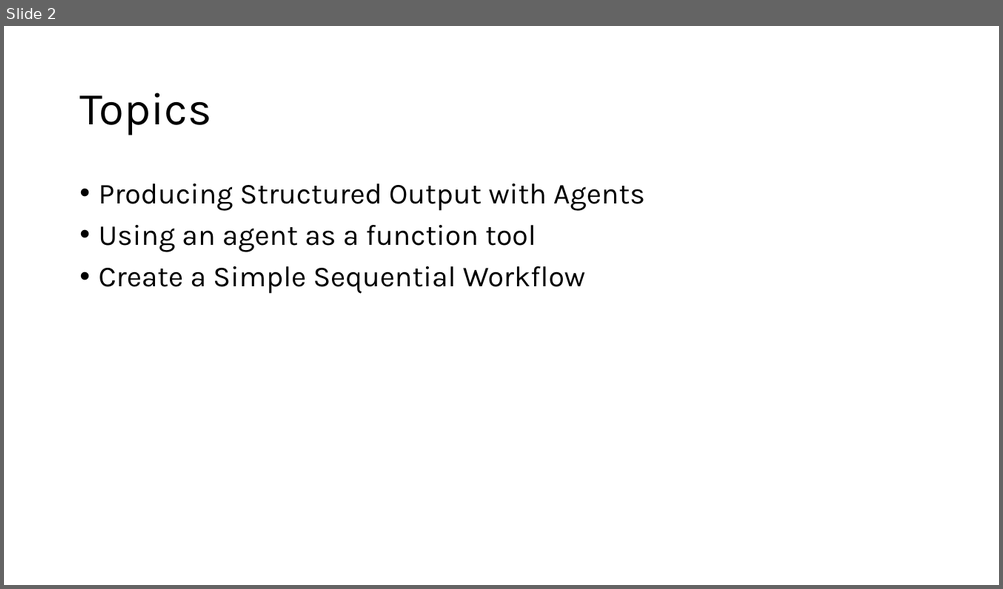
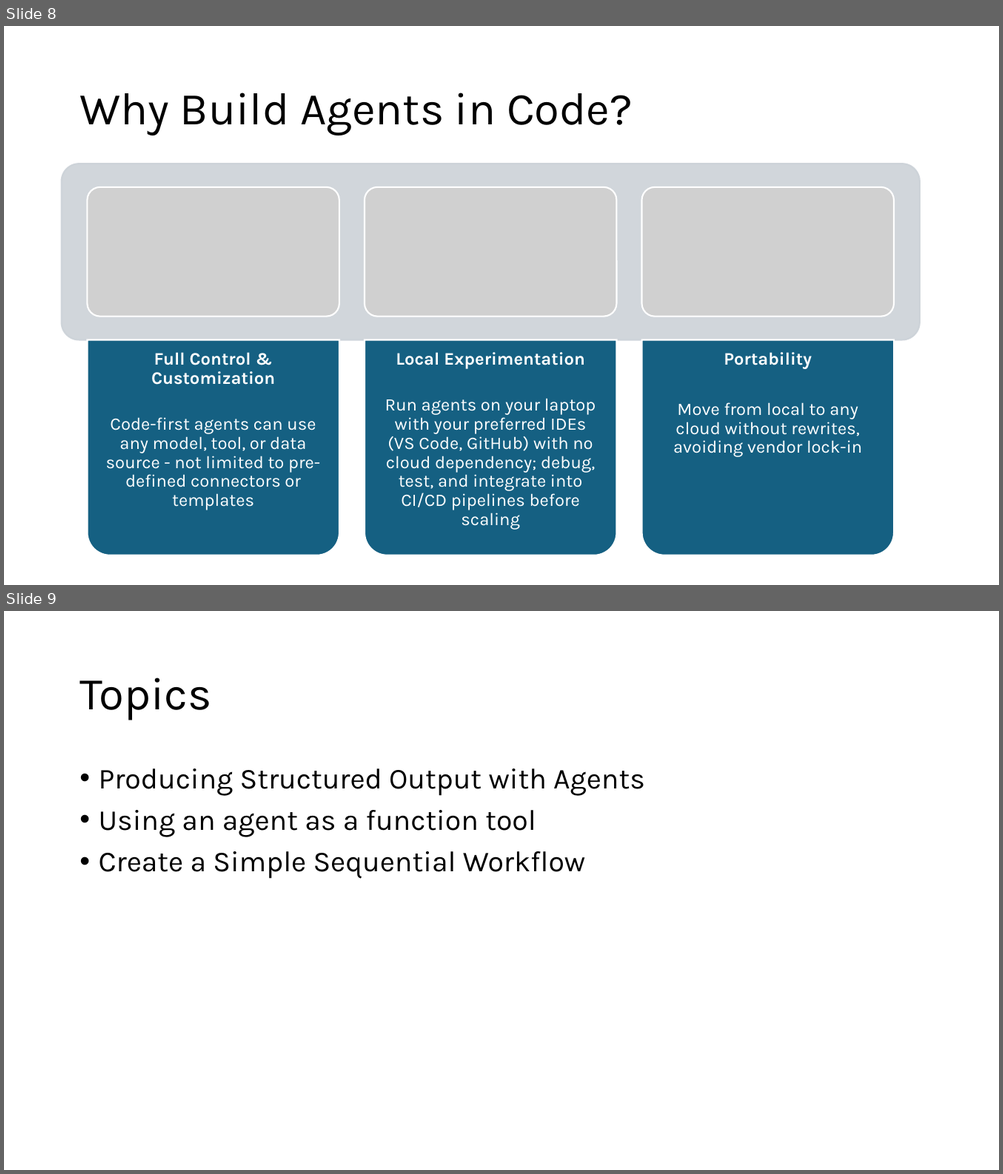
Before and after one commit to mehrthur-teste/NetBCConfJan21, a slide deck: docs/revised.pptx. Shown one above the other, each under a label of ours: slide 2 before the commit, slides 8 and 9 after it. The pictures are 1003x589 and 1003x1174 pixels, drawn with LibreOffice and Linux fonts; fonts in the diff are those of the drawing; grey boxes stand for pictures. Boxes give left, top, right and bottom in pixels: in the first picture for what was removed or moved away, otherwise in the second. Text is boxed around its words. In the diff, an @@ line names an element or a change of style, - is before the commit and + after.

Commit message:
what is agent framework

```diff
--- a/docs/revised.pptx
+++ b/docs/revised.pptx
@@ slide 8 added at box(4, 26, 999, 585), background #FFFFFF @@
@@ title added at box(79, 93, 632, 136), 44 pt, text #000000 @@
+Why Build Agents in Code?
@@ group added at box(62, 164, 919, 556): 3 pictures, 3 round same rects, 3 texts, 1 rounded rectangle @@
+Full Control & Customization
+Code-first agents can use any model, tool, or data source - not limited to pre-defined connectors or templates
+Local Experimentation
+Run agents on your laptop with your preferred IDEs (VS Code, GitHub) with no cloud dependency; debug, test, and integrate into CI/CD pipelines before scaling
+Portability
+Move from local to any cloud without rewrites, avoiding vendor lock-in
@@ what was slide 2 is now slide 9 @@
```
Also in this commit, not shown: 6 other slides added.
